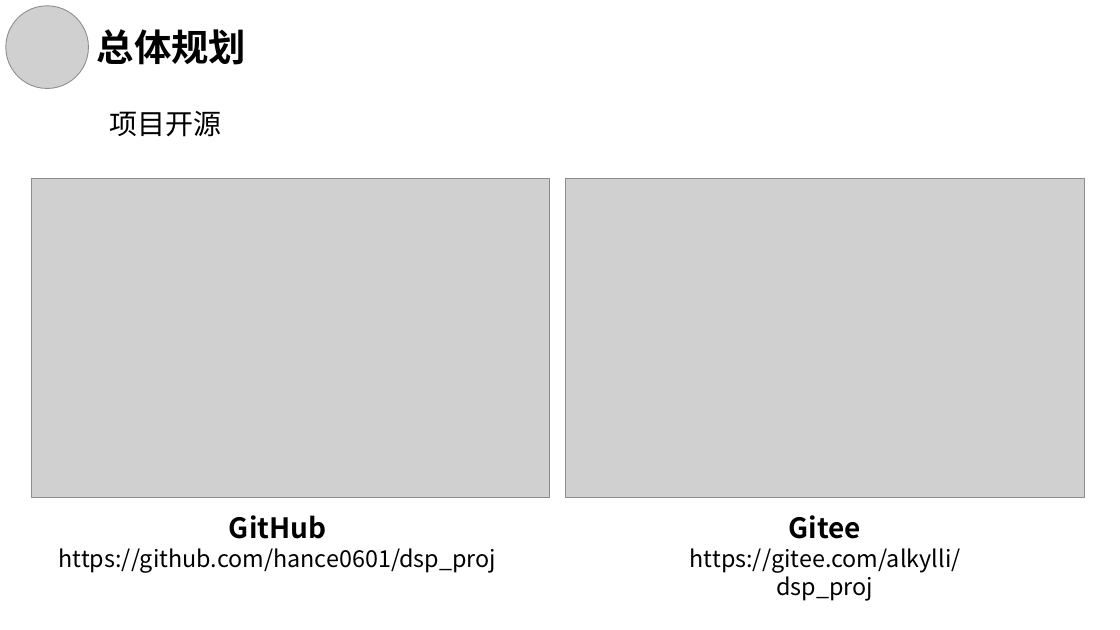
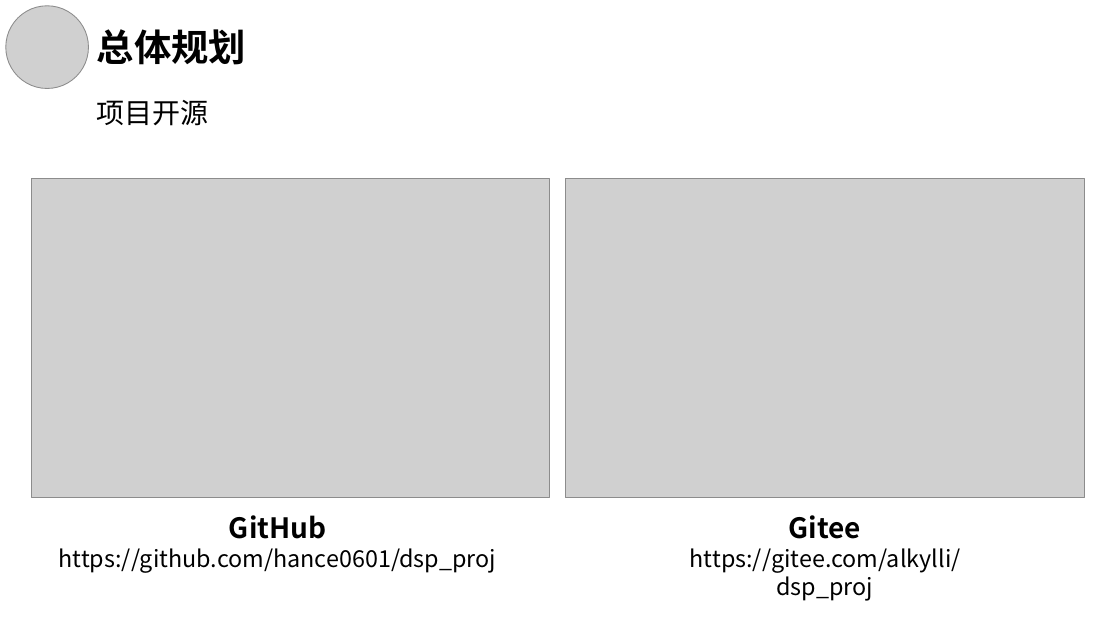
Before and after one commit to hance0601/dsp_proj, a slide deck: slide 5 of 开题报告.pptx. Drawn at 1120x630 pixels with LibreOffice and Linux fonts; fonts in the diff are those of the drawing; grey boxes stand for pictures. Boxes give left, top, right and bottom in pixels: in the first picture for what was removed or moved away, otherwise in the second. Text is boxed around its words. In the diff, an @@ line names an element or a change of style, - is before the commit and + after.

```diff
--- a/开题报告.pptx
+++ b/开题报告.pptx
@@ text "项目开源": place and size @@
-text "项目开源" at <box>109,111,221,137</box>
+text "项目开源" at <box>97,100,209,126</box>
```
Also in this commit, not shown: 2 other slides changed, 12 slides added, 3 other files.
